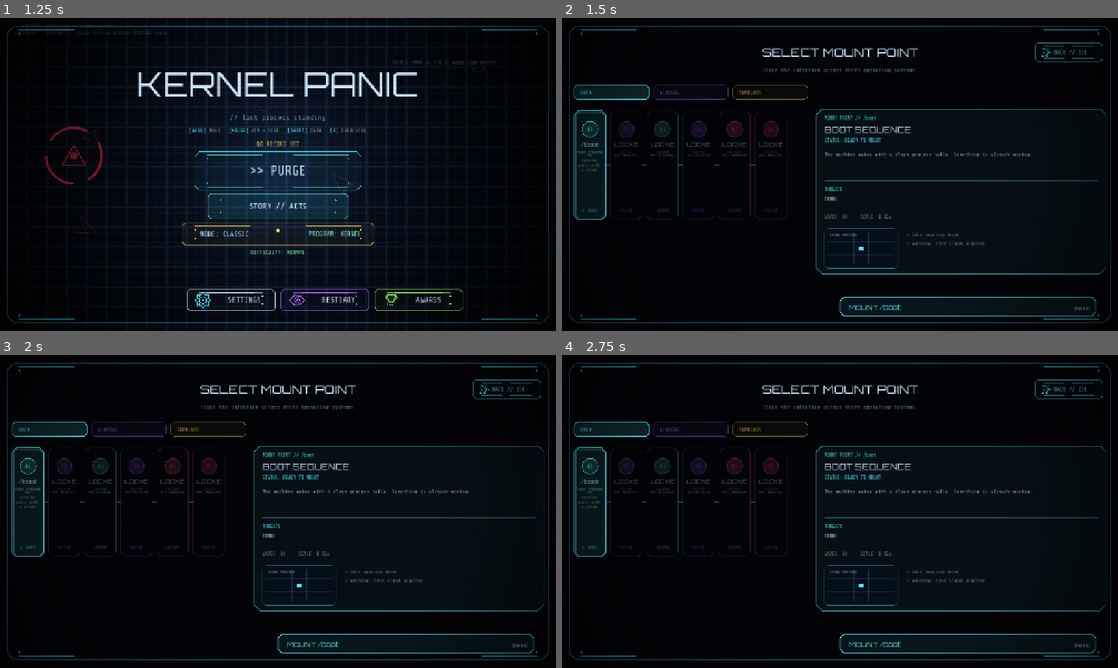
Above: before the commit, frames 1-4 (two rows, left to right).
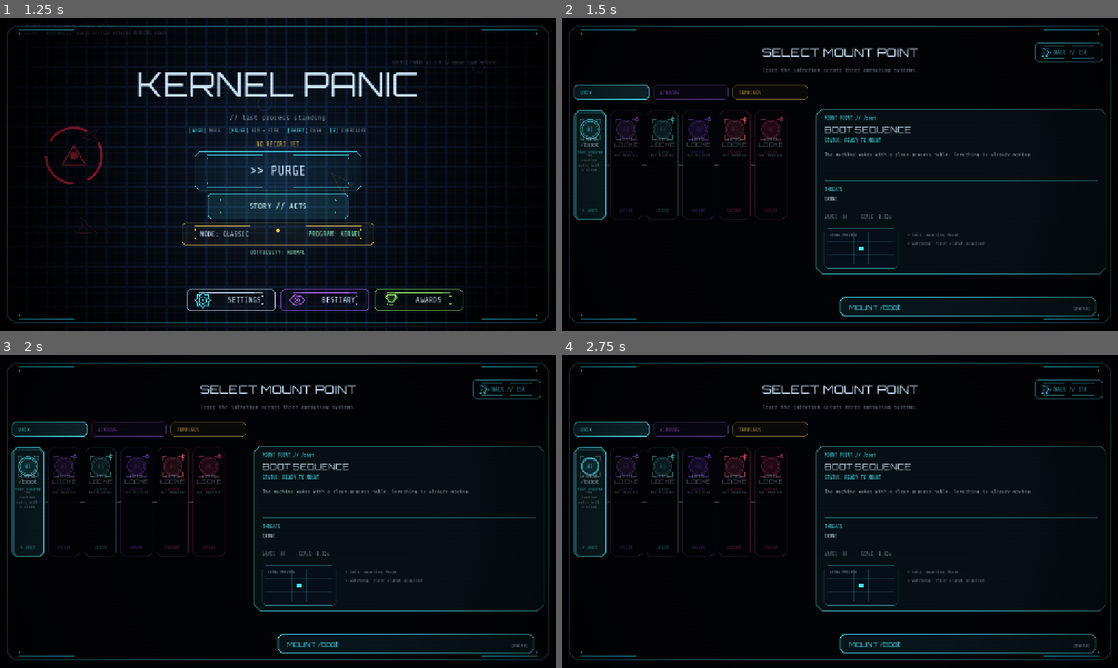
Above: after the commit, the same moments.

Repository: mafuzyk/kernel-panic
Game: Godot game, scene res://src/ui/menu.tscn
The game is run twice, just before and just after one commit, with the same random seed, the same clock (stepped at 60 frames per second) and the same inputs.
Inputs:
- Up to frame 1 (1.25 s): click "STORY // ACTS" at 0.5 s
- Up to frame 2 (1.5 s): click "STORY // ACTS" at 1.25 s
- Up to frame 3 (2 s): no input
- Up to frame 4 (2.75 s): click "MODE: CLASSIC" at 2 s

Frame 1 is identical in both runs. In frame 2, 0.5% of the frame differs, in the area x 3-40%, y 31-40%; in frame 3, 0.5%; in frame 4, 0.5%.

Commit message:
feat: restyle the story rail to the connected node path

Diff:
--- a/src/autoload/dev_harness.gd
+++ b/src/autoload/dev_harness.gd
@@ -450,6 +450,7 @@
 	await _sec_polish._menu_reflow_test(menu_scene)
 	await _sec_scene._text_overflow_test()
 	await _sec_polish._bestiary_glyph_test()
+	await _sec_polish._story_path_test()
 	await _sec_scene._touch_hud_layout_test()
 	await _sec_modes._achievements_panel_test()
 	await _sec_polish._awards_chrome_test(menu_scene)
--- a/src/autoload/harness/sections_polish.gd
+++ b/src/autoload/harness/sections_polish.gd
@@ -176,3 +176,29 @@
 	h._check(music_small.is_empty(), "24px opt-out kinds fall back to the code-drawn icon")
 	var music_big: String = icon_script.call("raster_path", "music", 52)
 	h._check(not music_big.is_empty() and ResourceLoader.exists(music_big), "52px keeps the raster for opt-out kinds")
+
+func _story_path_test() -> void:
+	print("AT_STEP story_path")
+	var script: Script = load("res://src/ui/story_panel.gd")
+	h._check(script != null, "story panel script loads")
+	if script == null:
+		return
+	var src := str(script.source_code)
+	h._check(src.contains("_draw_node_brackets"), "story rail draws node brackets")
+	h._check(src.contains("_draw_state_glyph"), "story rail draws state rings and glyphs")
+	h._check(src.contains("\"CLEARED\"") and src.contains("\"CURRENT\"") and src.contains("\"LOCKED\""), "story rail renders the three state labels")
+	h._check(src.contains("sin(t"), "story rail keeps the cosmetic-time pulse (no gameplay rng)")
+	var panel = script.new()
+	if panel == null:
+		return
+	var ok := true
+	var saw_labels := false
+	for vp in [Vector2(1366, 768), Vector2(432, 720)]:
+		panel.size = vp
+		for entry in panel.call("text_overflow_report"):
+			if str(entry.get("id", "")) == "story_state_labels":
+				saw_labels = true
+			ok = ok and bool(entry.get("fits", false))
+	h._check(saw_labels, "story report carries the story_state_labels entry")
+	h._check(ok, "story rail report stays green including the state labels")
+	panel.free()
--- a/src/ui/story_panel.gd
+++ b/src/ui/story_panel.gd
@@ -179,12 +179,55 @@
 				Sfx.play("ui", 1.05, -8.0)
 			return
 
+var t := 0.0
+
 func _process(_delta: float) -> void:
+	t += _delta
 	queue_redraw()
 
 func _stage_color(index: int) -> Color:
 	var stage := Game.story_stage_def(index)
 	return stage.get("theme", {}).get("accent", Balance.COL_PLAYER)
+
+func _stage_state(index: int) -> String:
+	if not Game.story_stage_unlocked(index):
+		return "LOCKED"
+	if bool(Game.story_cleared.get(Game.story_stage_id(index), false)):
+		return "CLEARED"
+	return "CURRENT"
+
+func _draw_node_brackets(node: Vector2, radius: float, color: Color) -> void:
+	var arm := radius * 0.55
+	for sign_x in [-1.0, 1.0]:
+		for sign_y in [-1.0, 1.0]:
+			var corner := node + Vector2(sign_x * (radius + 5.0), sign_y * (radius + 5.0))
+			draw_line(corner, corner + Vector2(-sign_x * arm, 0.0), Color(color.r, color.g, color.b, 0.7), 1.2, true)
+			draw_line(corner, corner + Vector2(0.0, -sign_y * arm), Color(color.r, color.g, color.b, 0.7), 1.2, true)
+
+func _draw_state_glyph(node: Vector2, radius: float, state: String, color: Color) -> void:
+	match state:
+		"CLEARED":
+			draw_arc(node, radius + 3.0, 0.0, TAU, 24, Color(color.r, color.g, color.b, 0.95), 2.2, true)
+			var b := node + Vector2(radius + 6.0, -radius - 6.0)
+			draw_line(b + Vector2(-3.0, 0.0), b + Vector2(-0.5, 2.5), Color(color.r, color.g, color.b, 0.95), 2.0, true)
+			draw_line(b + Vector2(-0.5, 2.5), b + Vector2(3.5, -2.5), Color(color.r, color.g, color.b, 0.95), 2.0, true)
+		"CURRENT":
+			var pulse := radius + 3.0 + sin(t * 4.0) * 2.0
+			draw_arc(node, pulse, 0.0, TAU, 24, Color(color.r, color.g, color.b, 0.95), 2.6, true)
+		"LOCKED":
+			draw_arc(node, radius + 3.0, 0.0, TAU, 24, Color(color.r, color.g, color.b, 0.3), 2.0, true)
+			var lb := node + Vector2(radius + 6.0, -radius - 6.0)
+			draw_rect(Rect2(lb + Vector2(-3.0, -1.0), Vector2(6.0, 5.0)), Color(color.r, color.g, color.b, 0.6), false, 1.4)
+			draw_arc(lb + Vector2(0.0, -1.0), 2.2, PI, TAU, 10, Color(color.r, color.g, color.b, 0.6), 1.4, true)
+
+func _state_label_color(state: String, color: Color) -> Color:
+	match state:
+		"CLEARED":
+			return Color(color.r, color.g, color.b, 0.9)
+		"CURRENT":
+			return TacticalUIHelper.TEXT
+		_:
+			return Color(TacticalUIHelper.MUTED.r, TacticalUIHelper.MUTED.g, TacticalUIHelper.MUTED.b, 0.7)
 
 func _draw() -> void:
 	draw_rect(Rect2(Vector2.ZERO, size), Color(0.01, 0.012, 0.03, 1.0))
@@ -256,9 +299,14 @@
 		var name_text := str(stage.get("path", "")) if unlocked else "LOCKED"
 		var waves: int = stage.get("waves", []).size()
 		if _is_wide():
-			draw_circle(origin + Vector2(card_w * 0.5, 42.0), 18.0, Color(border.r, border.g, border.b, 0.12))
-			draw_arc(origin + Vector2(card_w * 0.5, 42.0), 18.0, 0.0, TAU, 20, border, 1.4, true)
+			var node := origin + Vector2(card_w * 0.5, 42.0)
+			var state := _stage_state(stage_index)
+			draw_circle(node, 18.0, Color(border.r, border.g, border.b, 0.12))
+			draw_arc(node, 18.0, 0.0, TAU, 20, border, 1.4, true)
+			_draw_node_brackets(node, 18.0, border)
+			_draw_state_glyph(node, 18.0, state, border)
 			draw_string(mono, origin + Vector2(0.0, 47.0), "%02d" % (stage_index + 1), HORIZONTAL_ALIGNMENT_CENTER, card_w, 13, border)
+			draw_string(mono, origin + Vector2(0.0, 68.0), state, HORIZONTAL_ALIGNMENT_CENTER, card_w, 9, _state_label_color(state, border))
 			draw_string(orbitron, origin + Vector2(6.0, 82.0), name_text, HORIZONTAL_ALIGNMENT_CENTER, card_w - 12.0, 14, Balance.COL_TEXT if unlocked else Color(Balance.COL_TEXT.r, Balance.COL_TEXT.g, Balance.COL_TEXT.b, 0.42))
 			draw_string(mono, origin + Vector2(6.0, 98.0), str(stage.get("title", "STORY STAGE")) if unlocked else "LOCKED", HORIZONTAL_ALIGNMENT_CENTER, card_w - 12.0, 9, Color(border.r, border.g, border.b, 0.8 if unlocked else 0.35))
 			var body := str(stage.get("intro", "")) if unlocked else "NOT MOUNTED"
@@ -266,9 +314,14 @@
 			var footer := "%d WAVES" % waves if unlocked else "LOCKED"
 			draw_string(mono, origin + Vector2(8.0, card_h - 18.0), footer, HORIZONTAL_ALIGNMENT_CENTER, card_w - 16.0, 9, Color(border.r, border.g, border.b, 0.8 if unlocked else 0.45))
 		else:
-			draw_circle(origin + Vector2(42.0, 43.0), 18.0, Color(border.r, border.g, border.b, 0.12))
-			draw_arc(origin + Vector2(42.0, 43.0), 18.0, 0.0, TAU, 20, border, 1.4, true)
+			var node := origin + Vector2(42.0, 43.0)
+			var state := _stage_state(stage_index)
+			draw_circle(node, 18.0, Color(border.r, border.g, border.b, 0.12))
+			draw_arc(node, 18.0, 0.0, TAU, 20, border, 1.4, true)
+			_draw_node_brackets(node, 18.0, border)
+			_draw_state_glyph(node, 18.0, state, border)
 			draw_string(mono, origin + Vector2(31.0, 48.0), "%02d" % (stage_index + 1), HORIZONTAL_ALIGNMENT_LEFT, 24.0, 13, border)
+			draw_string(mono, origin + Vector2(12.0, 68.0), state, HORIZONTAL_ALIGNMENT_CENTER, 60.0, 9, _state_label_color(state, border))
 			draw_string(orbitron, origin + Vector2(76.0, 36.0), name_text, HORIZONTAL_ALIGNMENT_LEFT, card_w - 92.0, 18, Balance.COL_TEXT if unlocked else Color(Balance.COL_TEXT.r, Balance.COL_TEXT.g, Balance.COL_TEXT.b, 0.42))
 			draw_string(mono, origin + Vector2(76.0, 59.0), str(stage.get("title", "STORY STAGE")) if unlocked else "CLEAR THE PREVIOUS STAGE", HORIZONTAL_ALIGNMENT_LEFT, card_w - 92.0, 11, Color(border.r, border.g, border.b, 0.8 if unlocked else 0.35))
 			var body := str(stage.get("intro", "")) if unlocked else "This process is not mounted yet."
@@ -360,4 +413,5 @@
 	out.append({"id": "detail_title", "fits": orbitron.get_string_size(longest_title, HORIZONTAL_ALIGNMENT_LEFT, -1, 20).x <= rail_w - 36.0})
 	var klog_width: float = maxf(rail_w - (minf(rail_w - 36.0, 170.0) + 38.0) - 18.0, 0.0)
 	out.append({"id": "klog_lines", "fits": mono.get_string_size(TacticalUI.ellipsis_fit(mono, longest_klog, klog_width, 10), HORIZONTAL_ALIGNMENT_LEFT, -1, 10).x <= klog_width})
+	out.append({"id": "story_state_labels", "fits": mono.get_string_size("CLEARED", HORIZONTAL_ALIGNMENT_LEFT, -1, 9).x <= 60.0 and mono.get_string_size("CURRENT", HORIZONTAL_ALIGNMENT_LEFT, -1, 9).x <= 60.0 and mono.get_string_size("LOCKED", HORIZONTAL_ALIGNMENT_LEFT, -1, 9).x <= 60.0})
 	return out
